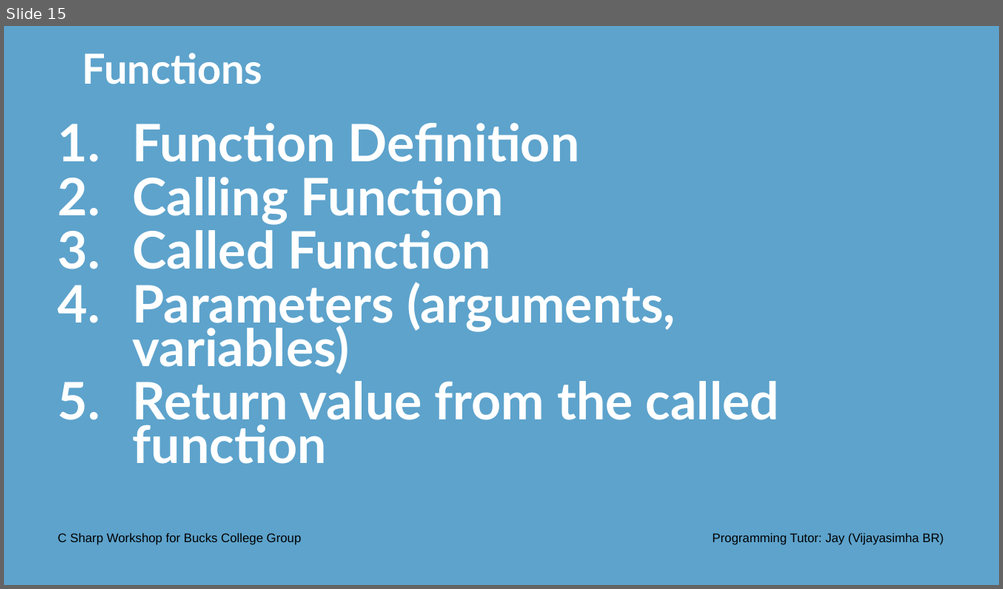
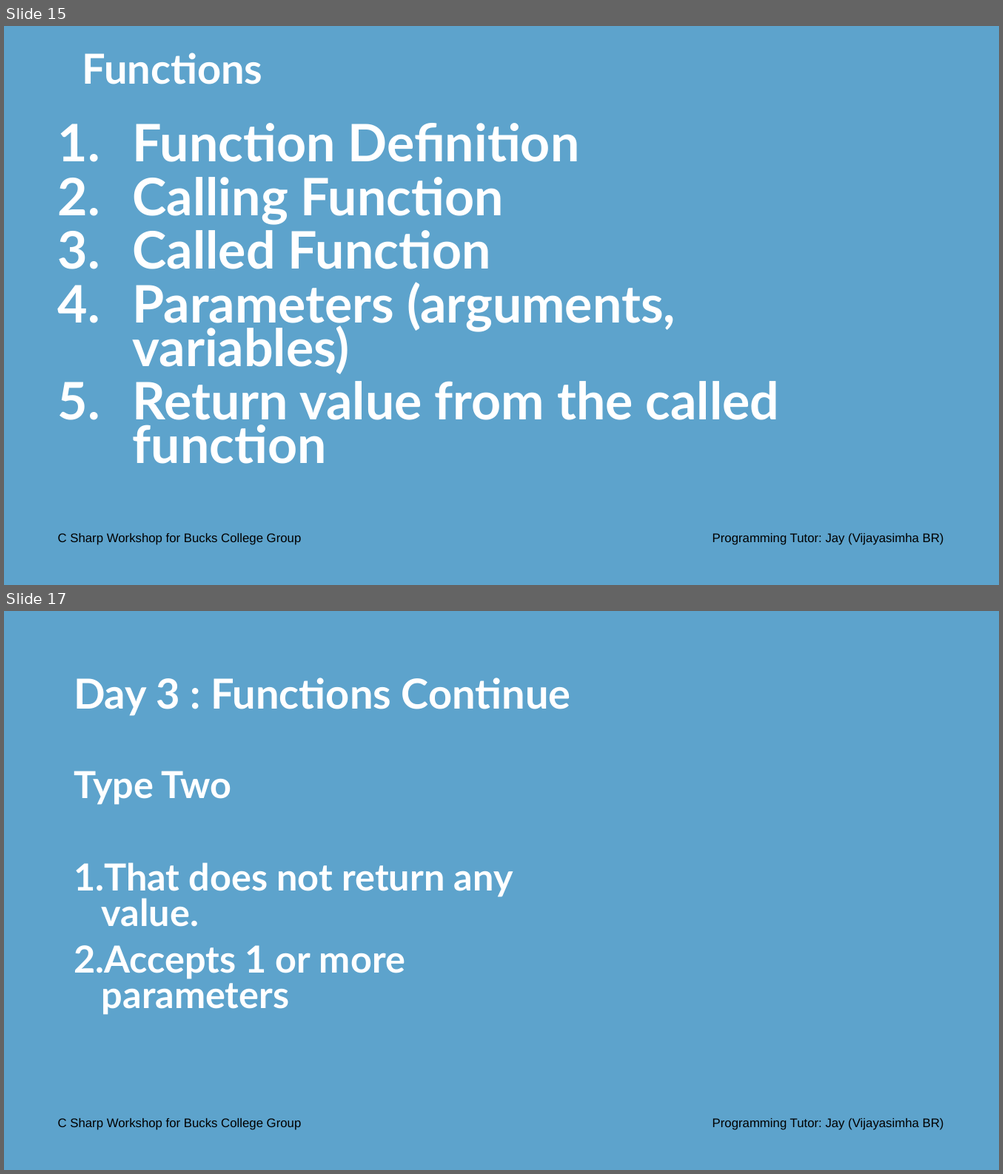
Before and after one commit to Jay-study-nildana/CSharpWorkShopforBucksCollegeGroup, a slide deck: PresentationPPTPDFS/Day 3 Onwards - C Sharp Workshop Bucks College Group.pptx. Shown one above the other, each under a label of ours: slide 15 before the commit, slides 15 and 17 after it; the slides between them are not shown. The pictures are 1003x589 and 1003x1174 pixels, drawn with LibreOffice and Linux fonts; fonts in the diff are those of the drawing; background and template pictures are left out. Boxes give left, top, right and bottom in pixels: in the first picture for what was removed or moved away, otherwise in the second. Text is boxed around its words. In the diff, an @@ line names an element or a change of style, - is before the commit and + after.

Commit message:
wrapped up Day 3
functions continued
building a simple calculator with functions

wrapping up

```diff
--- a/PresentationPPTPDFS/Day 3 Onwards - C Sharp Workshop Bucks College Group.pptx
+++ b/PresentationPPTPDFS/Day 3 Onwards - C Sharp Workshop Bucks College Group.pptx
@@ slide 17 added at (4,611,999,1170), background #5DA3CC @@
@@ title added at (74,678,571,716), 40 pt, text #FFFFFF, bold @@
+Day 3 : Functions Continue
@@ text added at (74,771,513,1015), 36 pt, text #FFFFFF, bold @@
+Type Two
+1. That does not return any value.
+2. Accepts 1 or more parameters
@@ text added at (58,1119,301,1130), 12 pt, text #000000 @@
+C Sharp Workshop for Bucks College Group
@@ text added at (712,1119,944,1130), 12 pt, text #000000 @@
+Programming Tutor: Jay (Vijayasimha BR)
```
Also in this commit, not shown: 2 slides changed, 7 other slides added, 2 other files.
